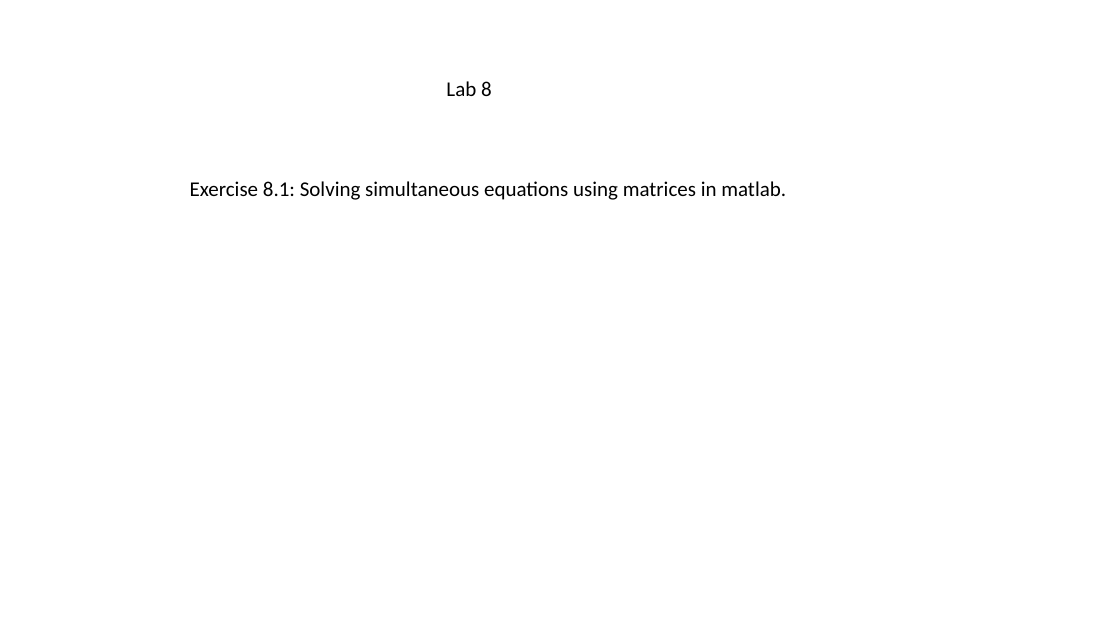
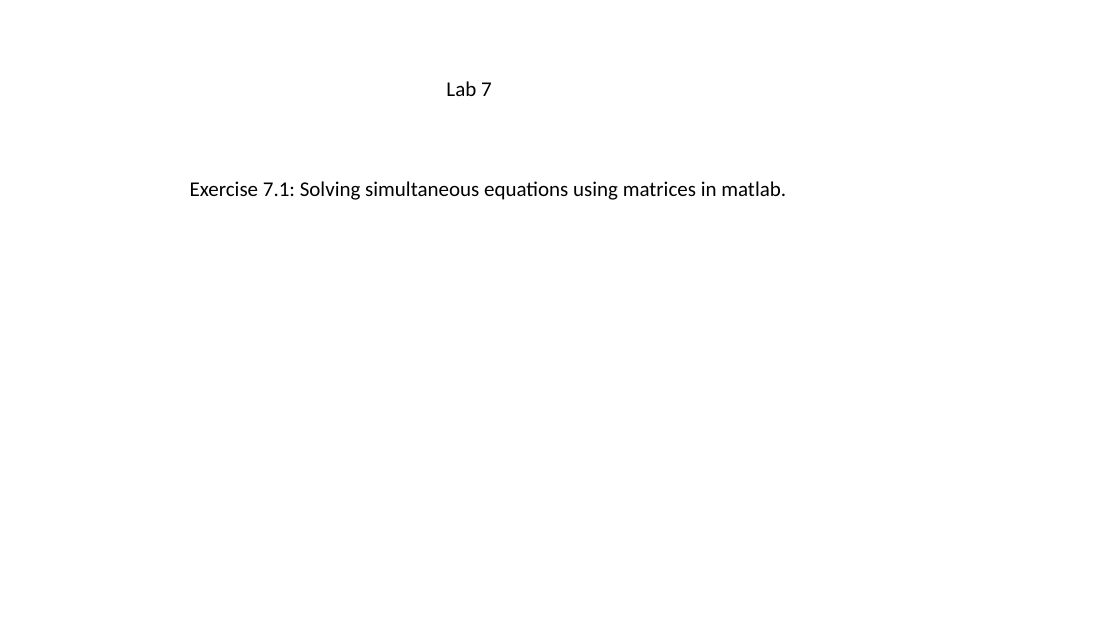
Before and after one commit to adammetcalf/Summer-Reseach, a slide deck: slide 7 of Lesson Layout.pptx (slide 8 before the commit). Drawn at 1120x630 pixels with LibreOffice and Linux fonts; fonts in the diff are those of the drawing. Boxes give left, top, right and bottom in pixels: in the first picture for what was removed or moved away, otherwise in the second. Text is boxed around its words. In the diff, an @@ line names an element or a change of style, - is before the commit and + after.

```diff
--- a/Lesson Layout.pptx
+++ b/Lesson Layout.pptx
@@ text at [446,81,492,96]: text changed @@
-Lab 8
+Lab 7
@@ text at [190,181,786,200]: text changed @@
-Exercise 8.1: Solving simultaneous equations using matrices in matlab.
+Exercise 7.1: Solving simultaneous equations using matrices in matlab.
```
Also in this commit, not shown: 2 other slides changed, 1 other file.
